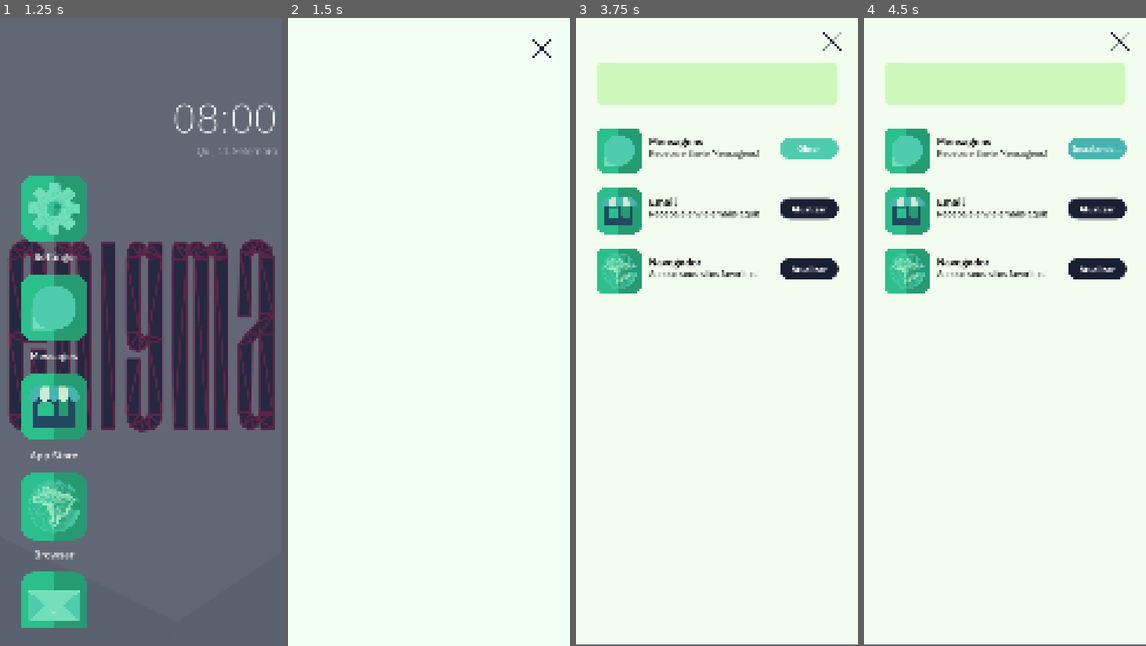
Above: before the commit, frames 1-4 (left to right).
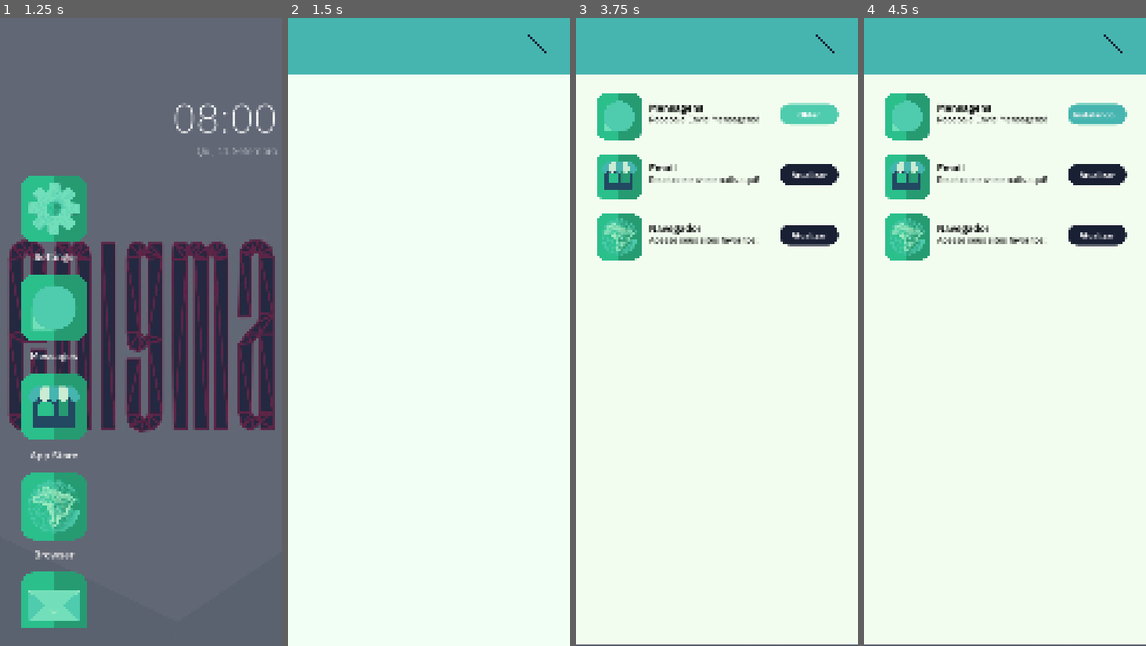
Above: after the commit, the same moments.

Repository: StudioENIGMA/ProjectENIGMA
Game: Godot game, scene res://scenes/main.tscn
Two runs of this game, one before a commit and one after it. Both use one fixed random seed, a clock stepped at 60 frames per second and the inputs below. The engine's default icon, where the game draws it, is replaced by a stand-in: a white triangle on a blue panel in a dark square.
Inputs (mouse positions are in pixels of both pictures, inside the frame that each line leads up to; where the layout moved, square brackets give the same spot in the first picture):
- Up to frame 1 (1.25 s): click "NEW GAME" at 0.5 s
- Up to frame 2 (1.5 s): click "Messages" at 1.25 s
- Up to frame 3 (3.75 s): click (598, 49) at 2 s; click (826, 43) [835, 49] at 2.75 s; click "App Store" at 3.5 s
- Up to frame 4 (4.5 s): click "Obter" at 4.25 s

Frame 1 is identical in both runs. In frame 2, 9.0% of the frame differs, in the area x 0-100%, y 0-9%; in frame 3, 23%; in frame 4, 23%, in the area x 0-100%, y 0-44%.

Commit message:
feat: added apps top bar

Diff:
--- a/scenes/both_shops.tscn
+++ b/scenes/both_shops.tscn
@@ -1,12 +1,14 @@
-[gd_scene load_steps=10 format=3 uid="uid://c2pee1p02e7tm"]
+[gd_scene load_steps=8 format=3 uid="uid://c2pee1p02e7tm"]
 
 [ext_resource type="Script" uid="uid://dl655633tv0fm" path="res://scripts/both_shops/both_shops.gd" id="1_l4sgr"]
 [ext_resource type="PackedScene" uid="uid://cil87xyo2ttrk" path="res://scenes/shop_app.tscn" id="2_i2tc7"]
 [ext_resource type="Texture2D" uid="uid://cm3aeep5vsikl" path="res://assets/icons/x.svg" id="3_p30qi"]
-[ext_resource type="FontFile" uid="uid://b778cnyygqp4l" path="res://assets/fonts/IBMPlexSans-Regular.ttf" id="4_4dtxp"]
 
 [sub_resource type="StyleBoxFlat" id="StyleBoxFlat_p30qi"]
 bg_color = Color(0.952941, 0.992157, 0.937255, 1)
+
+[sub_resource type="StyleBoxFlat" id="StyleBoxFlat_wkt3l"]
+bg_color = Color(0.876126, 0, 0.0768186, 1)
 
 [sub_resource type="StyleBoxFlat" id="StyleBoxFlat_4g878"]
 bg_color = Color(0.886043, 0, 0.175524, 1)
@@ -21,20 +23,6 @@
 corner_radius_top_right = 10
 corner_radius_bottom_right = 10
 corner_radius_bottom_left = 10
-
-[sub_resource type="StyleBoxFlat" id="StyleBoxFlat_4dtxp"]
-bg_color = Color(0.806775, 0.969841, 0.738838, 1)
-corner_radius_top_left = 20
-corner_radius_top_right = 20
-corner_radius_bottom_right = 20
-corner_radius_bottom_left = 20
-expand_margin_left = 30.0
-expand_margin_top = 30.0
-expand_margin_right = 30.0
-expand_margin_bottom = 30.0
-
-[sub_resource type="StyleBoxFlat" id="StyleBoxFlat_wkt3l"]
-bg_color = Color(0.876126, 0, 0.0768186, 1)
 
 [node name="both_shops" type="Node2D"]
 script = ExtResource("1_l4sgr")
@@ -55,6 +43,11 @@
 offset_bottom = 1192.0
 theme_override_styles/panel = SubResource("StyleBoxFlat_p30qi")
 
+[node name="ColorRect2" type="ColorRect" parent="Panel"]
+offset_right = 1080.0
+offset_bottom = 222.0
+color = Color(0.27451, 0.709804, 0.690196, 1)
+
 [node name="VBoxContainer" type="VBoxContainer" parent="Panel"]
 custom_minimum_size = Vector2(0, 10)
 layout_mode = 1
@@ -63,9 +56,9 @@
 anchor_right = 1.0
 anchor_bottom = 0.5
 offset_left = 83.0
-offset_top = -784.0
+offset_top = -914.0
 offset_right = -69.0
-offset_bottom = 1011.0
+offset_bottom = 881.0
 grow_horizontal = 2
 grow_vertical = 2
 theme_override_constants/separation = 100
@@ -82,42 +75,6 @@
 [node name="Control4" parent="Panel/VBoxContainer" instance=ExtResource("2_i2tc7")]
 layout_mode = 2
 
-[node name="Exit_shop" type="Button" parent="Panel"]
-unique_name_in_owner = true
-layout_mode = 2
-anchor_left = 1.0
-anchor_top = 0.0245833
-anchor_right = 1.43981
-anchor_bottom = 0.2225
-offset_left = -133.0
-offset_right = -133.0
-grow_horizontal = 2
-grow_vertical = 2
-scale = Vector2(0.154, 0.154)
-theme_override_font_sizes/font_size = 50
-theme_override_styles/hover = SubResource("StyleBoxFlat_4g878")
-theme_override_styles/normal = SubResource("StyleBoxFlat_i2tc7")
-icon = ExtResource("3_p30qi")
-flat = true
-
-[node name="search_bar" type="LineEdit" parent="Panel"]
-layout_mode = 2
-anchor_left = 0.503
-anchor_top = 0.109167
-anchor_right = 0.503
-anchor_bottom = 0.109167
-offset_left = -432.24
-offset_top = -53.0008
-offset_right = 432.76
-offset_bottom = 46.9992
-grow_horizontal = 2
-size_flags_horizontal = 6
-size_flags_vertical = 4
-theme_override_colors/font_color = Color(0.129412, 0.129412, 0.129412, 1)
-theme_override_fonts/font = ExtResource("4_4dtxp")
-theme_override_font_sizes/font_size = 40
-theme_override_styles/normal = SubResource("StyleBoxFlat_4dtxp")
-
 [node name="Uninstall" type="Button" parent="Panel"]
 layout_mode = 1
 anchors_preset = -1
@@ -133,6 +90,23 @@
 theme_override_styles/normal = SubResource("StyleBoxFlat_wkt3l")
 text = "解除安裝"
 
-[connection signal="pressed" from="Panel/Exit_shop" to="." method="_on_exit_shop_pressed"]
-[connection signal="text_changed" from="Panel/search_bar" to="." method="_on_search_bar_text_changed"]
+[node name="Exit_shop" type="Button" parent="."]
+unique_name_in_owner = true
+anchors_preset = -1
+anchor_left = 1.0
+anchor_top = 0.0245833
+anchor_right = 1.43981
+anchor_bottom = 0.2225
+offset_left = 380.0
+offset_top = -1134.0
+offset_right = 855.0
+offset_bottom = -659.0
+scale = Vector2(0.15, 0.15)
+theme_override_font_sizes/font_size = 50
+theme_override_styles/hover = SubResource("StyleBoxFlat_4g878")
+theme_override_styles/normal = SubResource("StyleBoxFlat_i2tc7")
+icon = ExtResource("3_p30qi")
+flat = true
+
 [connection signal="pressed" from="Panel/Uninstall" to="." method="_on_uninstall_pressed"]
+[connection signal="pressed" from="Exit_shop" to="." method="_on_exit_shop_pressed"]
--- a/scenes/messages_app.tscn
+++ b/scenes/messages_app.tscn
@@ -21,18 +21,26 @@
 [node name="messages_home" parent="." instance=ExtResource("1_804dm")]
 position = Vector2(0, -2)
 
-[node name="Button" type="Button" parent="."]
+[node name="ColorRect2" type="ColorRect" parent="."]
+offset_left = -540.0
+offset_top = -1202.0
+offset_right = 540.0
+offset_bottom = -980.0
+color = Color(0.27451, 0.709804, 0.690196, 1)
+
+[node name="s" type="Button" parent="."]
 anchors_preset = 1
 anchor_left = 1.0
 anchor_right = 1.0
-offset_left = 394.0
-offset_top = -1145.0
-offset_right = 1202.0
-offset_bottom = -337.0
+offset_left = 380.0
+offset_top = -1134.0
+offset_right = 863.0
+offset_bottom = -651.0
 grow_horizontal = 0
-scale = Vector2(0.153738, 0.153738)
+scale = Vector2(0.15, 0.15)
 action_mode = 0
 icon = ExtResource("3_jwkj7")
 flat = true
+icon_alignment = 1
 
-[connection signal="pressed" from="Button" to="." method="hide"]
+[connection signal="pressed" from="s" to="." method="hide"]
